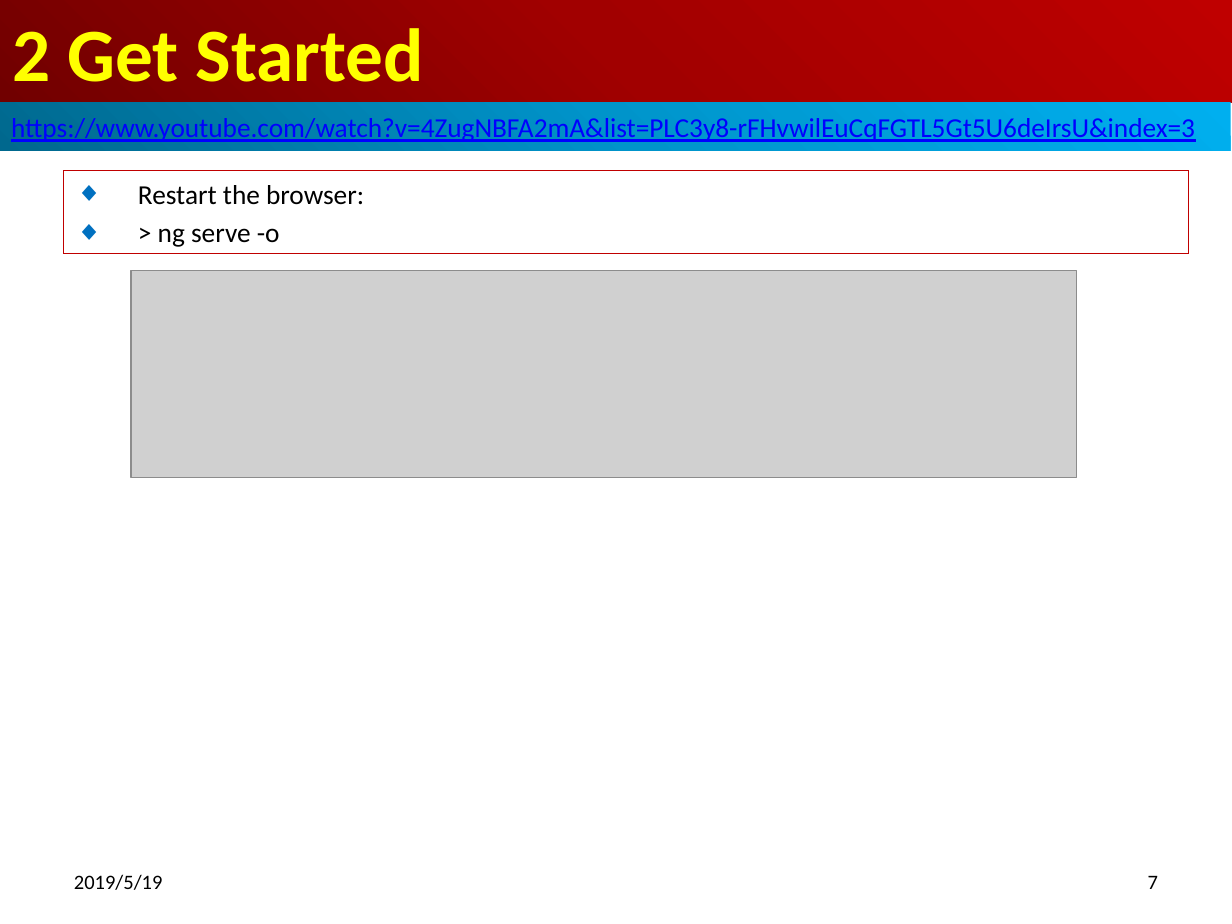
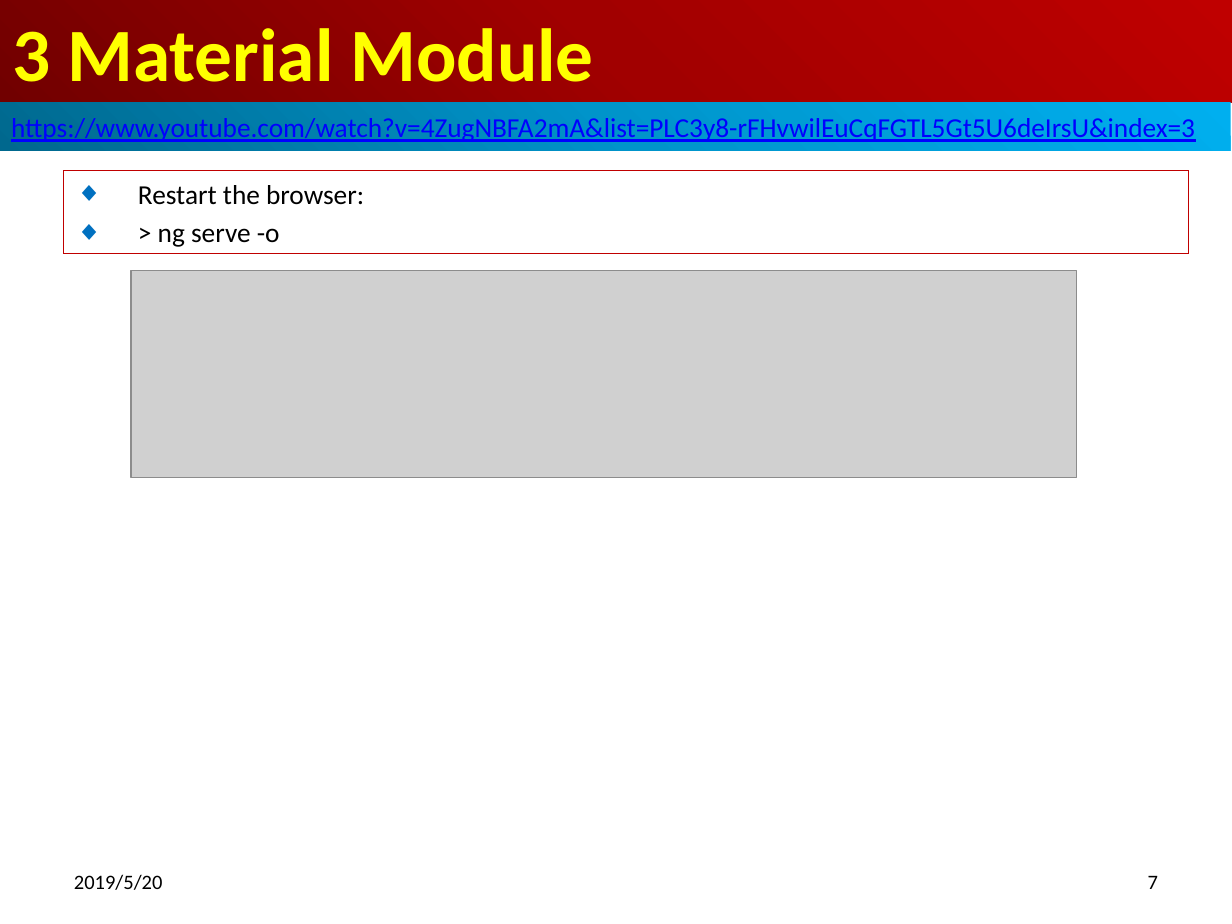
Before and after one commit to peterhchen/500-Angular-Material, a slide deck: slide 7 of ch03_MaterialModule/Ch03_MaterialModule.pptx. Drawn at 1232x924 pixels with LibreOffice and Linux fonts; fonts in the diff are those of the drawing; grey boxes stand for pictures. Boxes give left, top, right and bottom in pixels: in the first picture for what was removed or moved away, otherwise in the second. Text is boxed around its words. In the diff, an @@ line names an element or a change of style, - is before the commit and + after.

```diff
--- a/ch03_MaterialModule/Ch03_MaterialModule.pptx
+++ b/ch03_MaterialModule/Ch03_MaterialModule.pptx
@@ title at <box>12,28,593,82</box>: text changed @@
-2 Get Started
+3 Material Module
@@ text at <box>74,874,163,890</box>: text changed @@
-2019/5/19
+2019/5/20
```
Also in this commit, not shown: 8 other slides changed, 29 other files.
